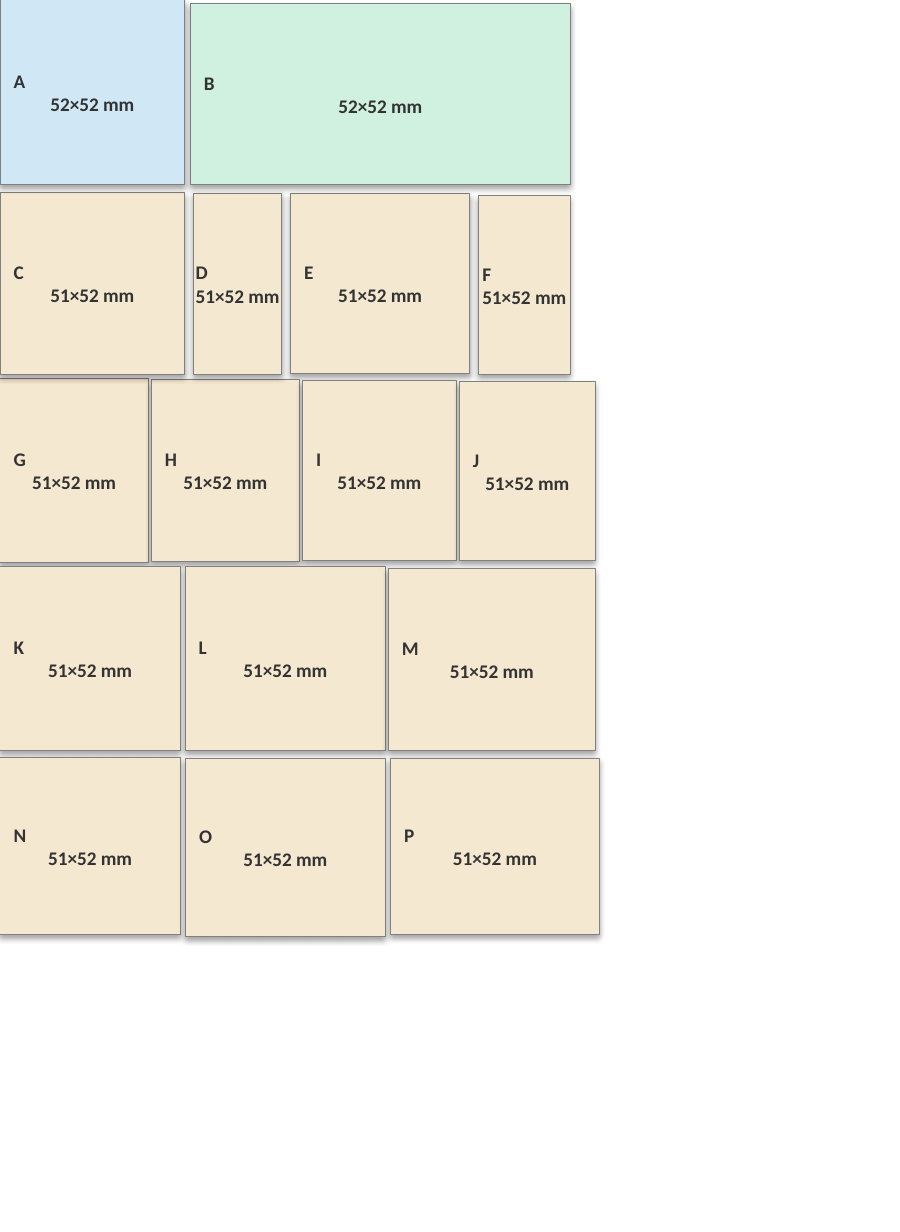
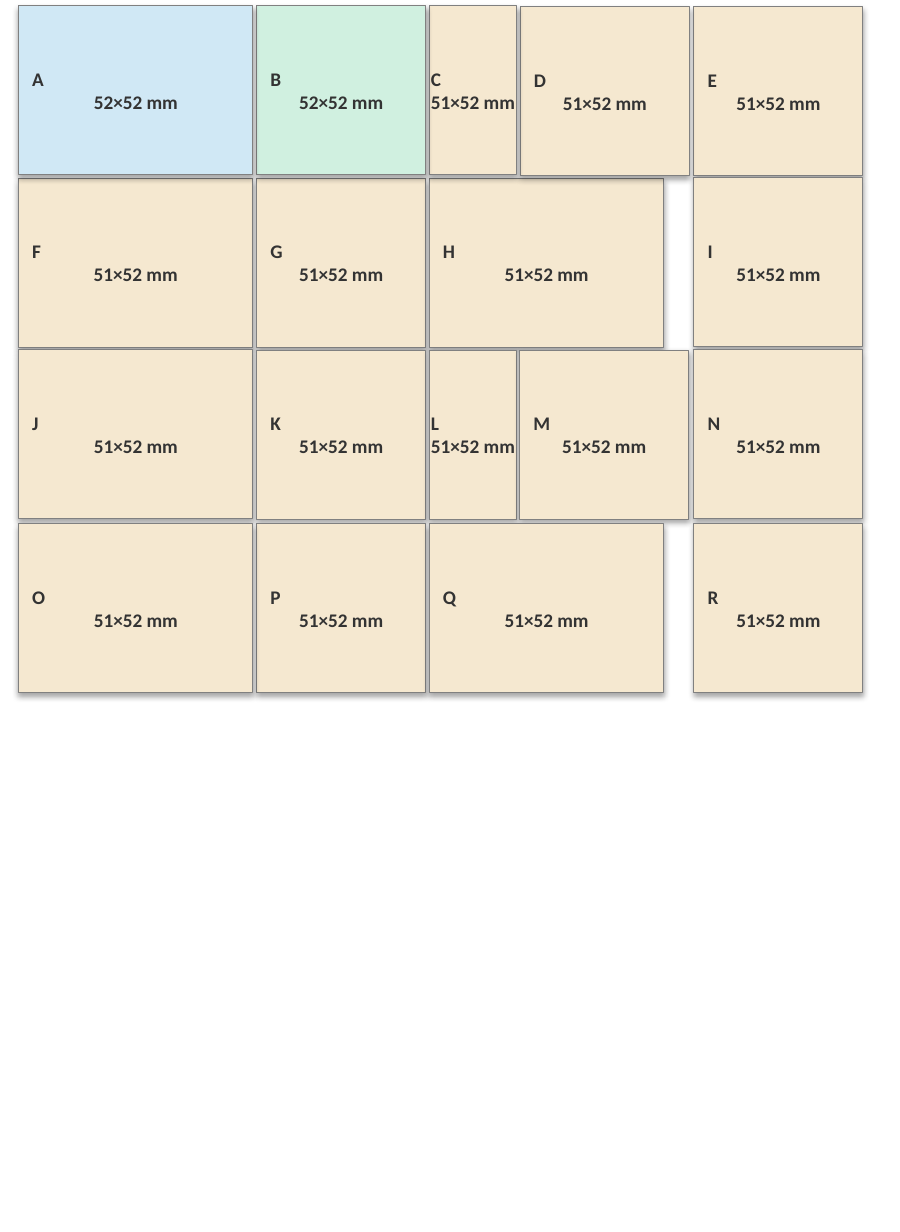
Before and after one commit to lauradriscoll/cosyne2026_adaptive_behavior, a slide deck: slide 1 of figures/fig2/fig2.pptx. Drawn at 900x1232 pixels with LibreOffice and Linux fonts; fonts in the diff are those of the drawing. Boxes give left, top, right and bottom in pixels: in the first picture for what was removed or moved away, otherwise in the second. Text is boxed around its words. In the diff, an @@ line names an element or a change of style, - is before the commit and + after.

```diff
--- a/figures/fig2/fig2.pptx
+++ b/figures/fig2/fig2.pptx
@@ rectangle "A 52×52 mm": place and size @@
-rectangle "A 52×52 mm" at (0,0,184,184)
+rectangle "A 52×52 mm" at (18,6,252,174)
@@ rectangle "B 52×52 mm": place and size @@
-rectangle "B 52×52 mm" at (190,4,569,184)
+rectangle "B 52×52 mm" at (256,6,425,174)
@@ rectangle "C 51×52 mm": place and size @@
-rectangle "C 51×52 mm" at (0,192,184,375)
+rectangle "C 51×52 mm" at (429,6,516,174)
@@ rectangle "D 51×52 mm": place and size @@
-rectangle "D 51×52 mm" at (192,192,281,374)
+rectangle "D 51×52 mm" at (521,7,690,176)
@@ rectangle "E 51×52 mm": place and size @@
-rectangle "E 51×52 mm" at (291,194,469,374)
+rectangle "E 51×52 mm" at (694,7,863,176)
@@ rectangle "F 51×52 mm": place and size @@
-rectangle "F 51×52 mm" at (478,195,570,374)
+rectangle "F 51×52 mm" at (18,179,252,348)
@@ rectangle "G 51×52 mm": place and size @@
-rectangle "G 51×52 mm" at (0,378,148,562)
+rectangle "G 51×52 mm" at (256,179,425,348)
@@ rectangle "H 51×52 mm": place and size @@
-rectangle "H 51×52 mm" at (151,379,299,562)
+rectangle "H 51×52 mm" at (429,179,663,348)
@@ rectangle "I 51×52 mm": place and size @@
-rectangle "I 51×52 mm" at (302,381,456,561)
+rectangle "I 51×52 mm" at (694,177,863,346)
@@ rectangle "J 51×52 mm": place and size @@
-rectangle "J 51×52 mm" at (458,382,594,561)
+rectangle "J 51×52 mm" at (18,350,252,519)
@@ rectangle "K 51×52 mm": place and size @@
-rectangle "K 51×52 mm" at (0,566,180,750)
+rectangle "K 51×52 mm" at (256,350,425,519)
@@ rectangle "L 51×52 mm": place and size @@
-rectangle "L 51×52 mm" at (186,566,386,750)
+rectangle "L 51×52 mm" at (429,350,516,519)
@@ rectangle "M 51×52 mm": place and size @@
-rectangle "M 51×52 mm" at (388,568,594,750)
+rectangle "M 51×52 mm" at (519,350,688,519)
@@ rectangle "N 51×52 mm": place and size @@
-rectangle "N 51×52 mm" at (186,759,385,937)
+rectangle "N 51×52 mm" at (694,350,863,519)
@@ text in rectangle at (708,417,820,453): text changed @@
-O
-51×52 mm
+N
+51×52 mm
@@ rectangle "O 51×52 mm": place and size @@
-rectangle "O 51×52 mm" at (390,759,600,936)
+rectangle "O 51×52 mm" at (18,523,252,692)
@@ rectangle "P 51×52 mm": place and size @@
-rectangle "P 51×52 mm" at (0,757,180,935)
+rectangle "P 51×52 mm" at (256,523,425,692)
@@ rectangle added at (429,523,663,692), fill #F5E8D0, outline #808080 0.5 pt, 10 pt, text #333333, bold @@
+Q
+51×52 mm
@@ rectangle added at (694,523,863,692), fill #F5E8D0, outline #808080 0.5 pt, 10 pt, text #333333, bold @@
+R
+51×52 mm
@@ text in rectangle at (32,591,178,627): text changed @@
-P
-51×52 mm
+O
+51×52 mm
@@ text in rectangle at (270,591,383,627): text changed @@
-N
-51×52 mm
+P
+51×52 mm
```
Also in this commit, not shown: 31 other files.
